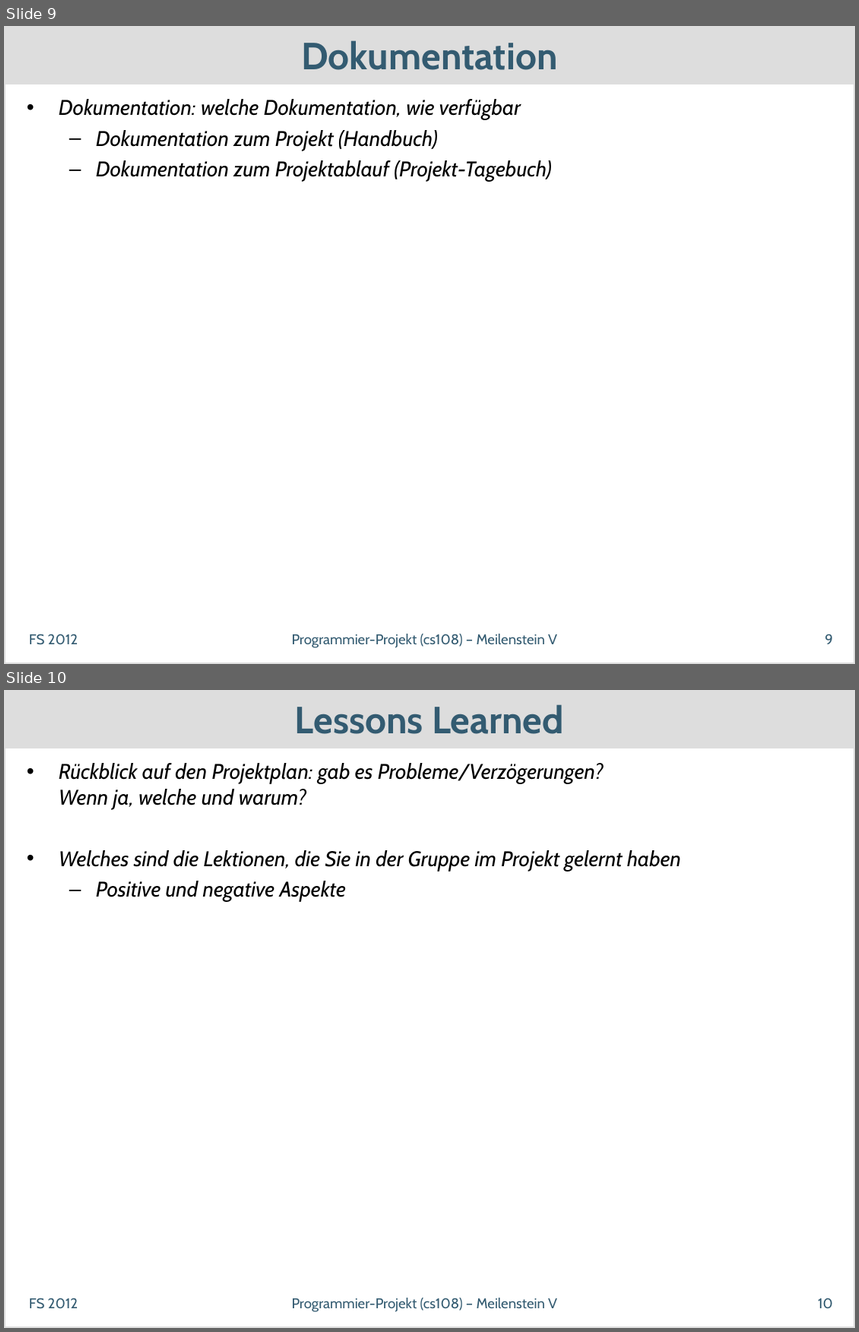
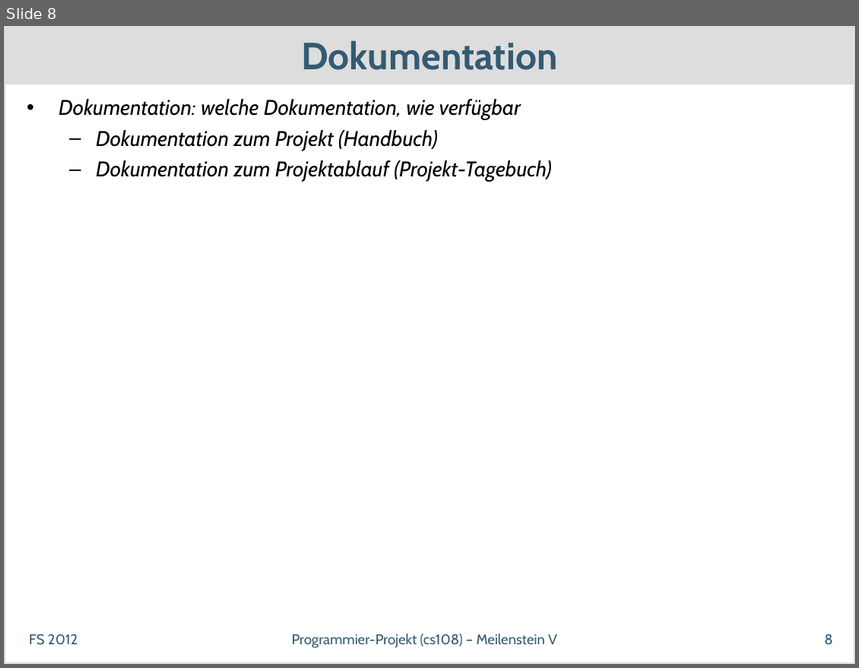
Before and after one commit to dihydrogenmonoxide/CS108, a slide deck: presentations/milestone_5/SwissDefcon_MS5.odp. Shown one above the other, each under a label of ours: slides 9 and 10 before the commit, slide 8 after it. The pictures are 859x1332 and 859x668 pixels, drawn with LibreOffice and Linux fonts; fonts in the diff are those of the drawing. Boxes give left, top, right and bottom in pixels: in the first picture for what was removed or moved away, otherwise in the second. Text is boxed around its words. In the diff, an @@ line names an element or a change of style, - is before the commit and + after.

```diff
--- a/presentations/milestone_5/SwissDefcon_MS5.odp
+++ b/presentations/milestone_5/SwissDefcon_MS5.odp
@@ slide 10 removed at [4,690,855,1328], background #FFFFFF; not listed: 1 template element that a slide beside it also shows @@
@@ title removed at [4,690,855,749] @@
-Lessons Learned
@@ text removed at [59,763,681,902] @@
-• Rückblick auf den Projektplan: gab es Probleme/Verzögerungen?
-  Wenn ja, welche und warum?
-• Welches sind die Lektionen, die Sie in der Gruppe im Projekt gelernt haben
-  – Positive und negative Aspekte
@@ text removed at [29,1298,78,1309] @@
-FS 2012
@@ text removed at [292,1298,557,1312] @@
-Programmier-Projekt (cs108) – Meilenstein V
@@ page number removed at [818,1298,833,1309] @@
-10
@@ what was slide 9 is now slide 8 @@
@@ page number at [825,634,833,645]: text changed @@
-9
+8
```
Also in this commit, not shown: 4 slides changed, 1 slide added, 1 other slide removed.
